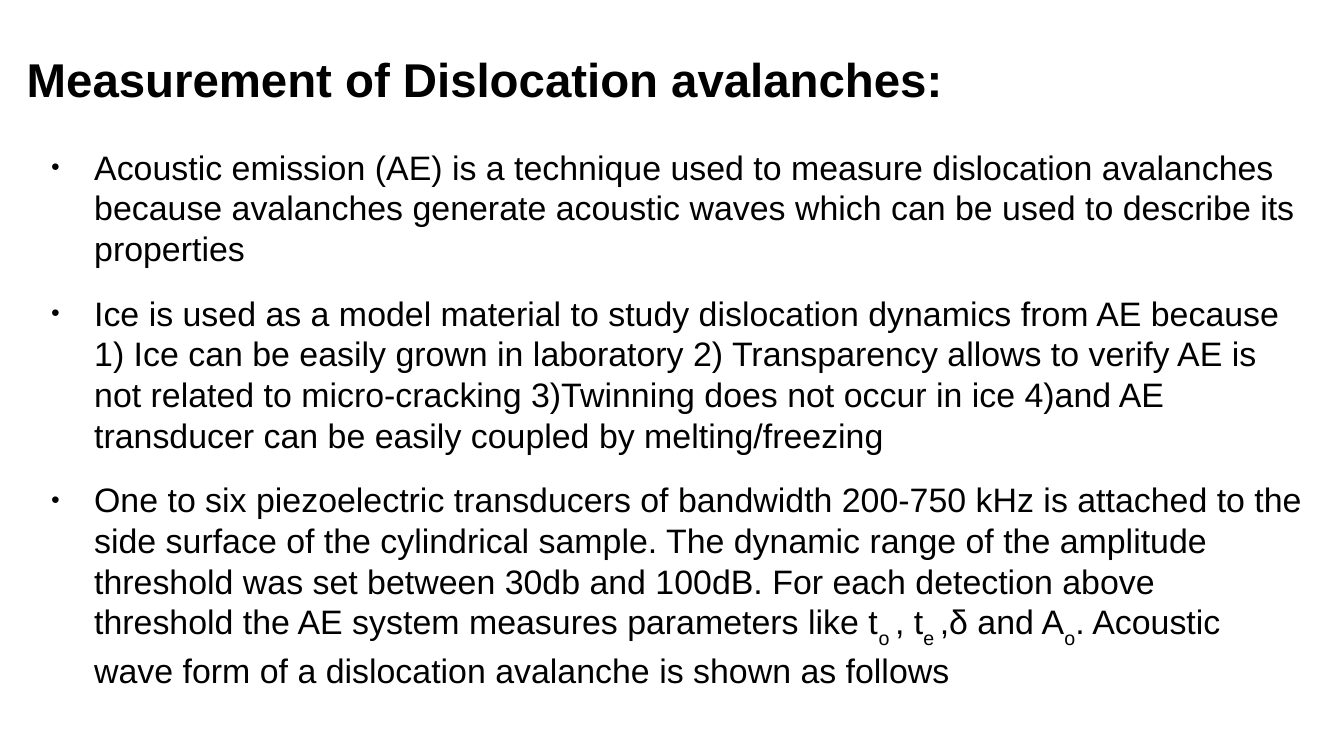
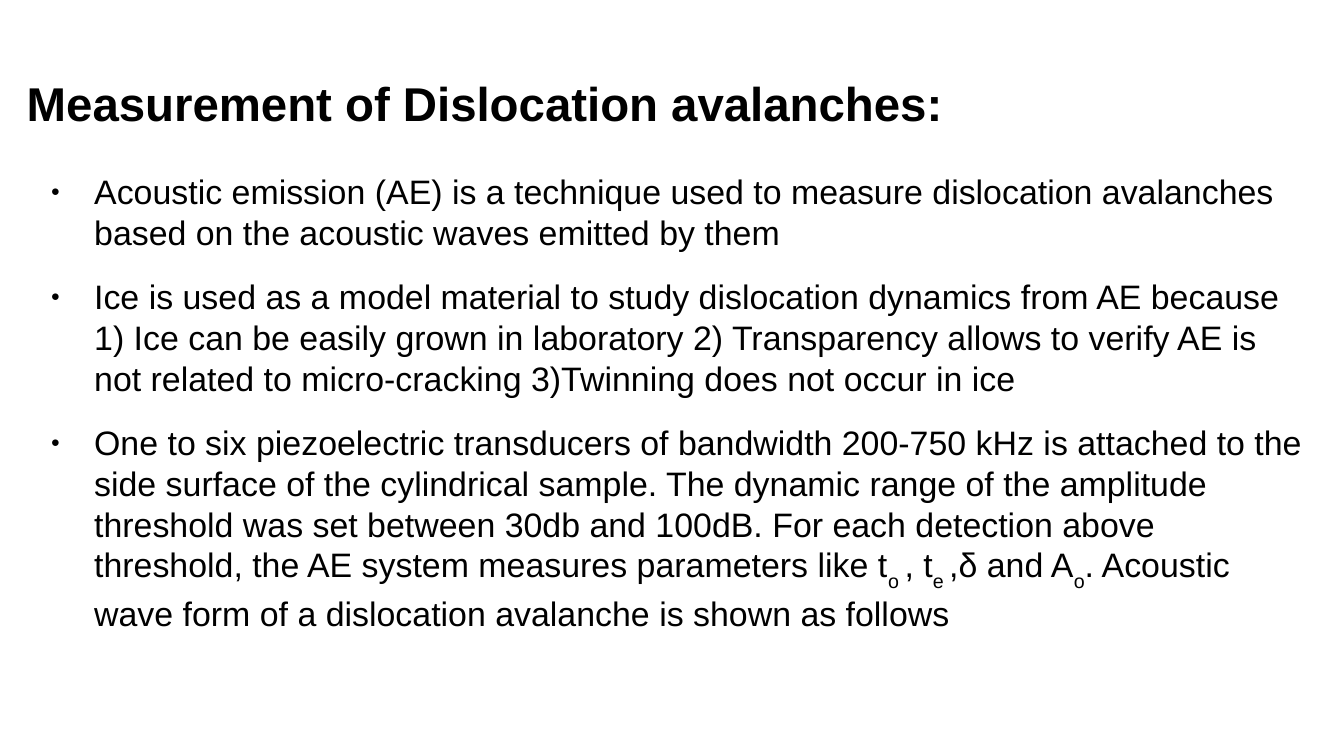
Before and after one commit to ARUN-PRAKASH-95/Journal-club, a slide deck: slide 4 of Presentation/Journalclub.odp. Drawn at 1344x756 pixels with LibreOffice and Linux fonts; fonts in the diff are those of the drawing. Boxes give left, top, right and bottom in pixels: in the first picture for what was removed or moved away, otherwise in the second. Text is boxed around its words. In the diff, an @@ line names an element or a change of style, - is before the commit and + after.

```diff
--- a/Presentation/Journalclub.odp
+++ b/Presentation/Journalclub.odp
@@ title "Measurement of Dislocation avalanches:": place and size @@
-title "Measurement of Dislocation avalanches:" at (27,62,942,98)
+title "Measurement of Dislocation avalanches:" at (27,86,942,122)
@@ text at (94,179,1301,627): text changed @@
-● Acoustic emission (AE) is a technique used to measure dislocation avalanches because avalanches generate acoustic waves which can be used to describe its properties
-● Ice is used as a model material to study dislocation dynamics from AE because 1) Ice can be easily grown in laboratory 2) Transparency allows to verify AE is not related to micro-cracking 3)Twinning does not occur in ice 4)and AE transducer can be easily coupled by melting/freezing
-● One to six piezoelectric transducers of bandwidth 200-750 kHz is attached to the side surface of the cylindrical sample. The dynamic range of the amplitude threshold was set between 30db and 100dB. For each detection above threshold the AE system measures parameters like to , te ,δ and Ao. Acoustic wave form of a dislocation avalanche is shown as follows
+● Acoustic emission (AE) is a technique used to measure dislocation avalanches based on the acoustic waves emitted by them
+● Ice is used as a model material to study dislocation dynamics from AE because 1) Ice can be easily grown in laboratory 2) Transparency allows to verify AE is not related to micro-cracking 3)Twinning does not occur in ice
+● One to six piezoelectric transducers of bandwidth 200-750 kHz is attached to the side surface of the cylindrical sample. The dynamic range of the amplitude threshold was set between 30db and 100dB. For each detection above threshold, the AE system measures parameters like to , te ,δ and Ao. Acoustic wave form of a dislocation avalanche is shown as follows
```
Also in this commit, not shown: 15 other slides changed, 1 slide added, 1 other file.
